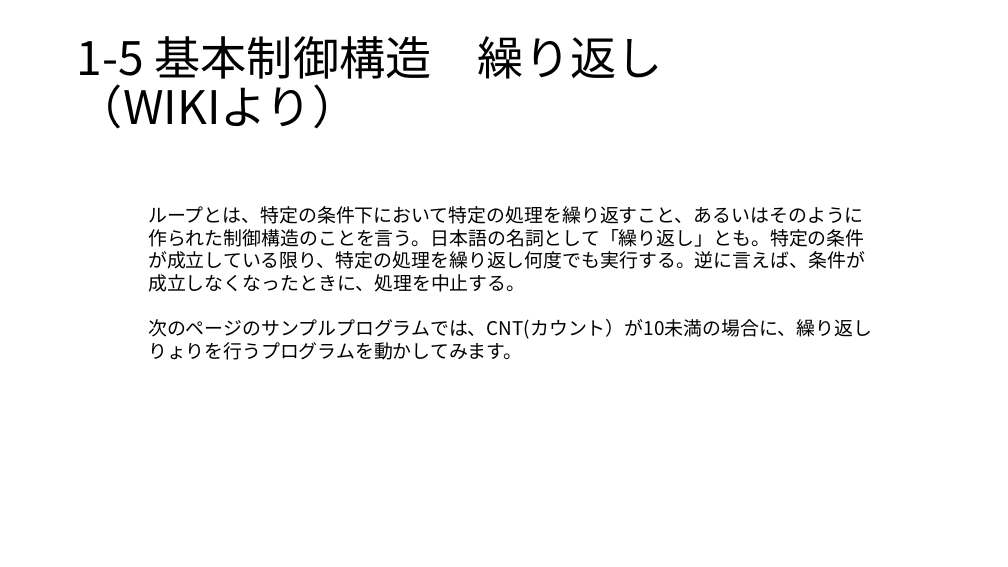
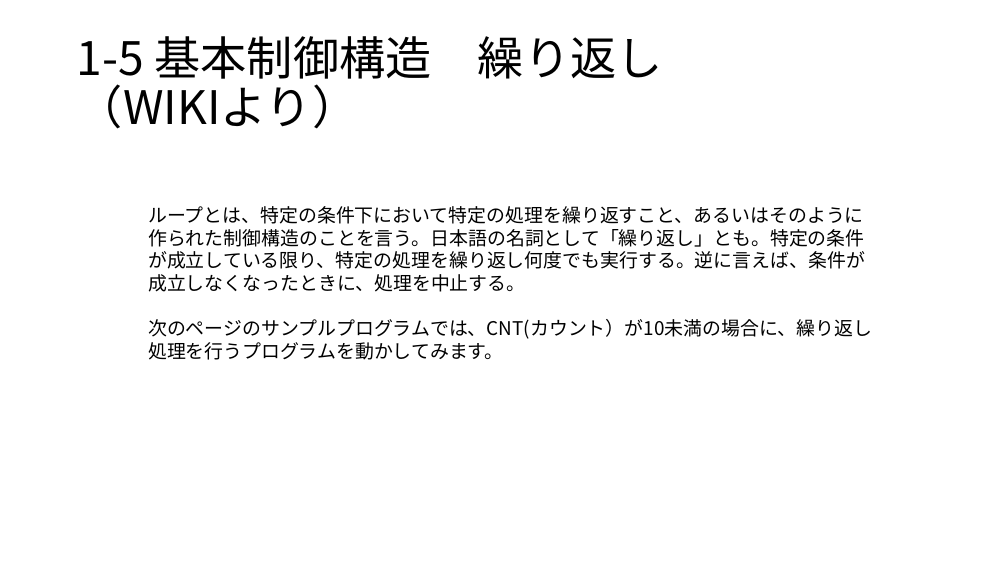
Before and after one commit to masakage/algorithm, a slide deck: slide 3 of docs/第4回繰り返し処理.pptx. Drawn at 1008x567 pixels with LibreOffice and Linux fonts; fonts in the diff are those of the drawing. Boxes give left, top, right and bottom in pixels: in the first picture for what was removed or moved away, otherwise in the second. Text is boxed around its words. In the diff, an @@ line names an element or a change of style, - is before the commit and + after.

```diff
--- a/docs/第4回繰り返し処理.pptx
+++ b/docs/第4回繰り返し処理.pptx
@@ text at [148, 319, 872, 360]: text changed @@
-次のページのサンプルプログラムでは、CNT(カウント）が10未満の場合に、繰り返しりょりを行うプログラムを動かしてみます。
+次のページのサンプルプログラムでは、CNT(カウント）が10未満の場合に、繰り返し処理を行うプログラムを動かしてみます。
```
Also in this commit, not shown: 2 other slides changed, 3 slides added, 1 slide removed, 3 other files.
